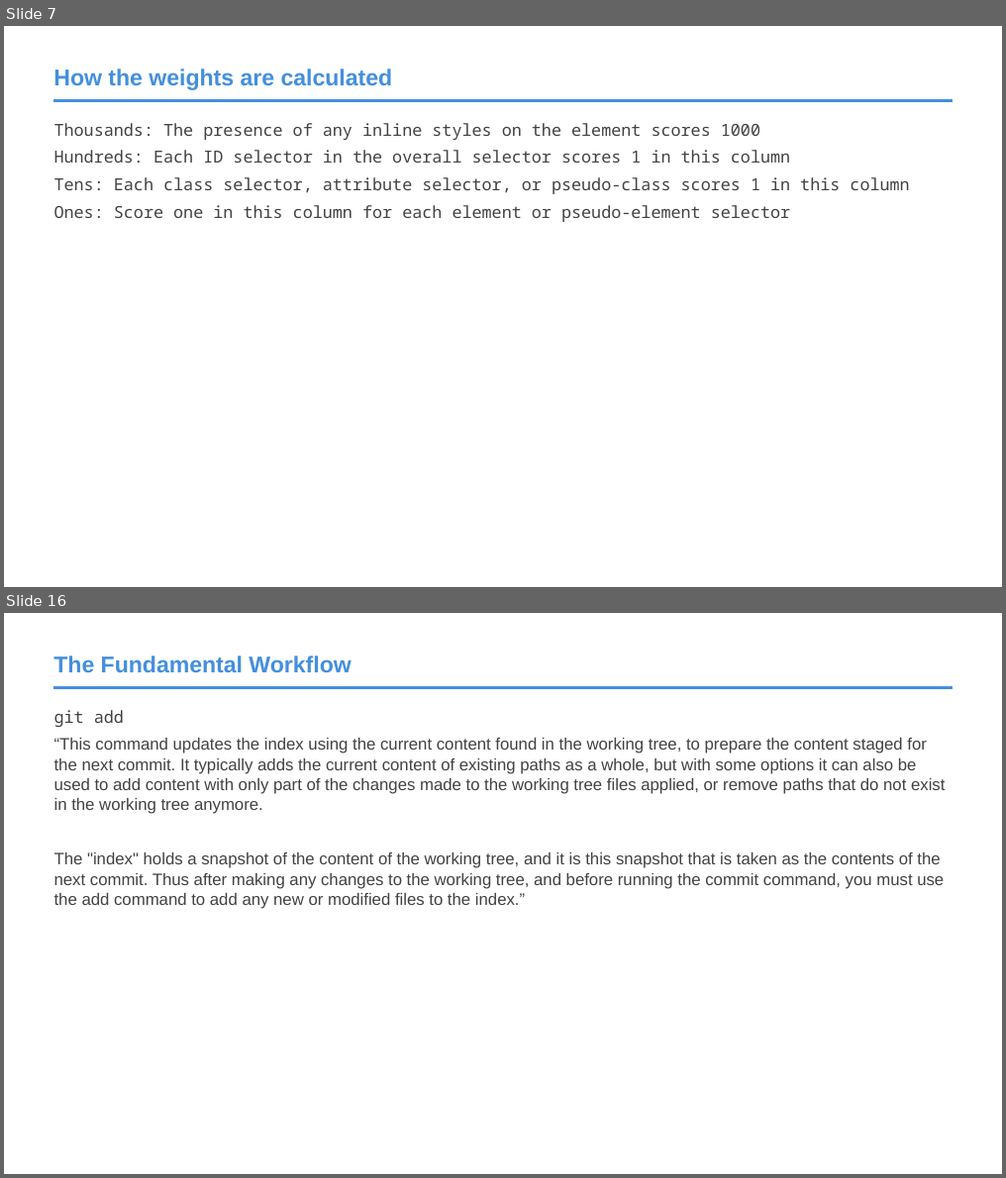
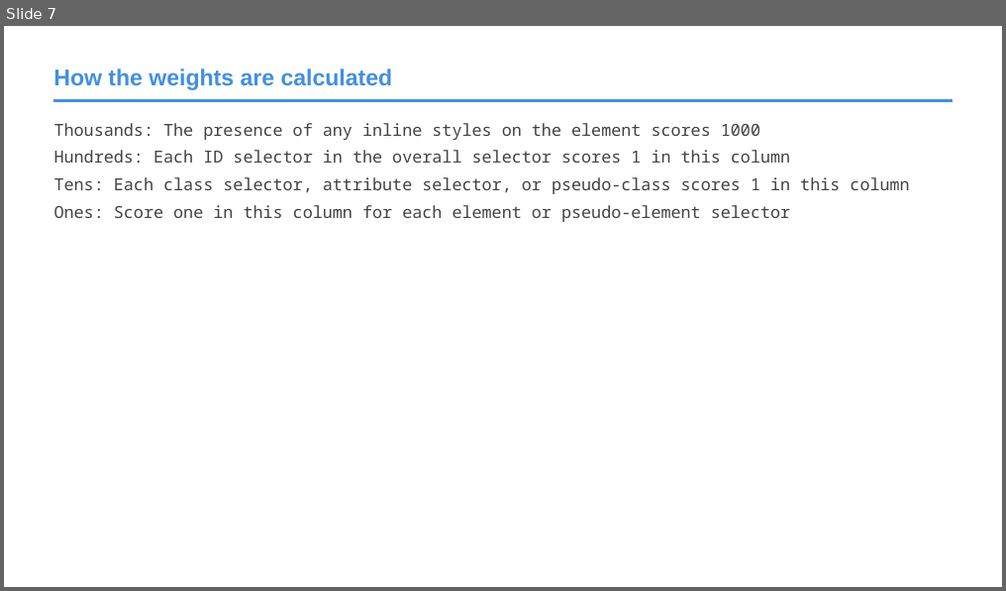
Before and after one commit to roblarsen/rob-larsen-presentations, a slide deck: css-bootstrap.pptx. Shown one above the other, each under a label of ours: slides 7 and 16 before the commit, slide 7 after it; the slides between them are not shown. The pictures are 1006x1178 and 1006x591 pixels, drawn with LibreOffice and Linux fonts; fonts in the diff are those of the drawing; background and template pictures are left out. Boxes give left, top, right and bottom in pixels: in the first picture for what was removed or moved away, otherwise in the second. Text is boxed around its words. In the diff, an @@ line names an element or a change of style, - is before the commit and + after.

```diff
--- a/css-bootstrap.pptx
+++ b/css-bootstrap.pptx
@@ slide 16 removed at [4,613,1002,1174], background #FFFFFF; not listed: 1 template element that a slide beside it also shows @@
@@ title removed at [54,656,350,672] @@
-The Fundamental Workflow
@@ text removed at [54,710,944,909] @@
-git add
-“This command updates the index using the current content found in the working tree, to prepare the content staged for the next commit. It typically adds the current content of existing paths as a whole, but with some options it can also be used to add content with only part of the changes made to the working tree files applied, or remove paths that do not exist in the working tree anymore.
-The "index" holds a snapshot of the content of the working tree, and it is this snapshot that is taken as the contents of the next commit. Thus after making any changes to the working tree, and before running the commit command, you must use the add command to add any new or modified files to the index.”
```
Also in this commit, not shown: 4 slides changed, 29 slides added, 31 other slides removed.
